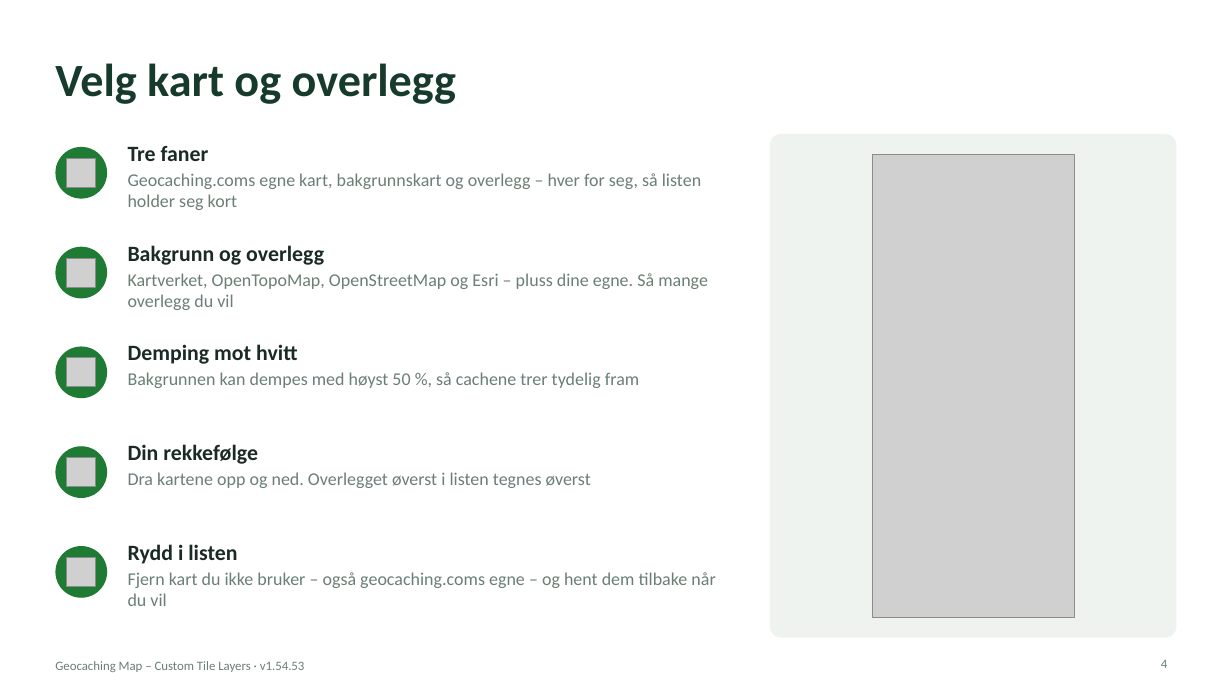
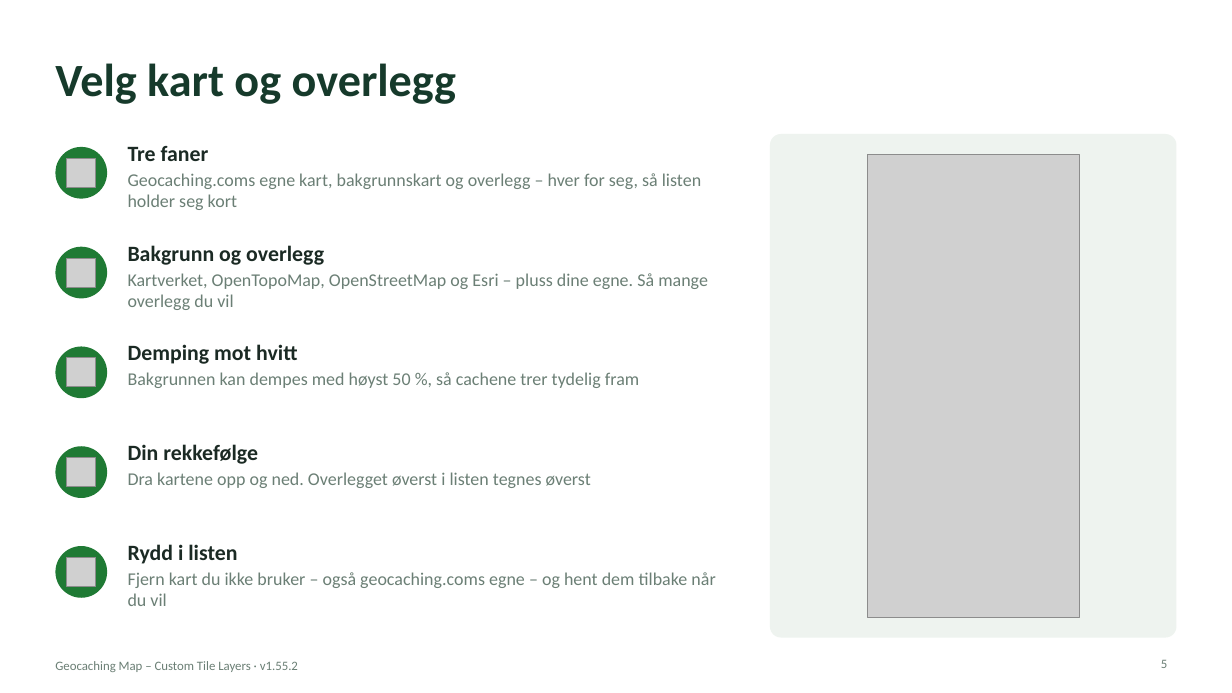
Before and after one commit to knutos/custom-tiles, a slide deck: slide 5 of docs/Geocaching-Map-Custom-Tile-Layers-Presentasjon.pptx (slide 4 before the commit). Drawn at 1232x693 pixels with LibreOffice and Linux fonts; fonts in the diff are those of the drawing; grey boxes stand for pictures. Boxes give left, top, right and bottom in pixels: in the first picture for what was removed or moved away, otherwise in the second. Text is boxed around its words. In the diff, an @@ line names an element or a change of style, - is before the commit and + after.

Commit message:
1.55.2 – A tidier interface: the toolbar in groups; Show on map – one draggable panel for 161 m circles, marks, favourite points, D/T, FTF and type icons, with the zoom each shows from; Settings in sections; Help; press and hold on touch screens opens the right-click menu; measuring snaps to geocaches; guides and presentations updated

```diff
--- a/docs/Geocaching-Map-Custom-Tile-Layers-Presentasjon.pptx
+++ b/docs/Geocaching-Map-Custom-Tile-Layers-Presentasjon.pptx
@@ picture: place and size @@
-picture at box(872, 154, 1075, 617)
+picture at box(868, 154, 1080, 617)
@@ text at box(55, 661, 298, 672): text changed @@
-Geocaching Map – Custom Tile Layers · v1.54.53
+Geocaching Map – Custom Tile Layers · v1.55.2
@@ page number at box(1161, 660, 1167, 668): text changed @@
-4
+5
```
Also in this commit, not shown: 15 other slides changed, 1 slide added, 9 other files.
